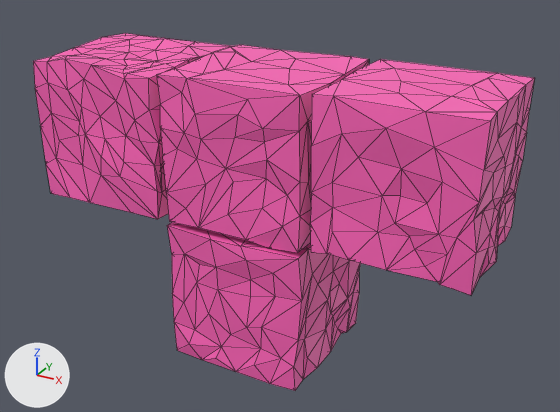
An edit to the FBX model Assets/3DModels/T_tetris.fbx, drawn before and after from the same camera.
Before and after are seen from a 50 mm camera at (4.92, -8.62, 5.47) aimed at (0.12, 0.1, 1.1). Lighting does not change. The marker at lower left points along +X, +Y and +Z. Mesh edges are drawn as thin lines. Where no turn or scale is listed for an object, it has been applied to the vertices.

The scene before the commit, as lines of its bpy script (objects in view):
```python
me_mesh = bpy.data.meshes.new('Mesh')
me_mesh.from_pydata(...)  # 163 vertices, 322 faces; spans x -1.06..1.06, y -1.07..1.03, z -1.05..1.04
me_mesh.materials.append(mat_mat2)  # pink #ff65b9
me_mesh_001 = bpy.data.meshes.new('Mesh.001')
me_mesh_001.from_pydata(...)  # 163 vertices, 322 faces; spans x -1.06..1.06, y -1.04..1.05, z -1.06..1.03
me_mesh_001.materials.append(mat_mat2)  # pink #ff65b9
me_mesh_002 = bpy.data.meshes.new('Mesh.002')
me_mesh_002.from_pydata(...)  # 163 vertices, 322 faces; spans x -1.06..1.06, y -1.06..1.05, z -1.06..1.03
me_mesh_002.materials.append(mat_mat2)  # pink #ff65b9
me_mesh_003 = bpy.data.meshes.new('Mesh.003')
me_mesh_003.from_pydata(...)  # 163 vertices, 322 faces; spans x -1.05..1.04, y -1.06..1.06, z -1.06..1.03
me_mesh_003.materials.append(mat_mat2)  # pink #ff65b9
ob_cubo = bpy.data.objects.new('Cubo', me_mesh)
ob_cubo.location = (-2.13, 0.0, 2.05)
ob_cubo_2_2 = bpy.data.objects.new('Cubo_2_2', me_mesh_001)
ob_cubo_2_2.location = (2.15, 0.0, 2.1)
ob_cubo_3_2 = bpy.data.objects.new('Cubo_3_2', me_mesh_002)
ob_cubo_3_2.location = (-0.03, 0.0, 2.08)
ob_cubo_5 = bpy.data.objects.new('Cubo_5', me_mesh_003)
ob_cubo_5.location = (0.0, 0.0, 0.0)
```
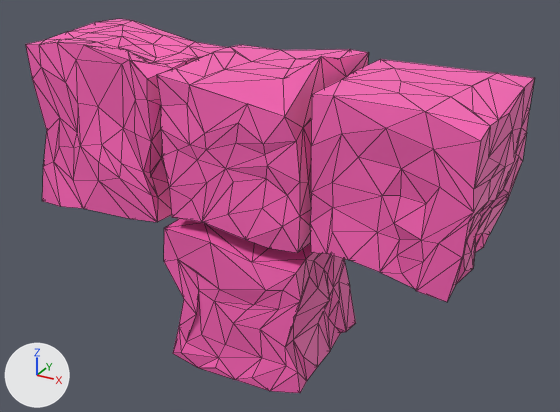
Location of each change, [x1, y1, x2, y2] in pixels of the pictures (560 x 412 px; the box of a moved part takes in the faces that stretch with it):
```json
{"object": "Cubo_2_2", "change": "reshaped", "before": [310, 59, 535, 295], "after": [310, 59, 535, 302]}
{"object": "Cubo", "change": "reshaped", "before": [33, 33, 231, 219], "after": [26, 19, 228, 222], "on screen": "9% taller"}
{"object": "Cubo_5", "change": "reshaped", "before": [167, 222, 361, 391], "after": [164, 219, 356, 393]}
{"part": 3, "of": "me_mesh_002", "change": "moved or reshaped", "before": [157, 50, 369, 240], "after": [157, 49, 369, 240]}
{"part": 4, "of": "me_mesh_001", "change": "moved or reshaped", "before": [350, 73, 534, 295], "after": [350, 73, 534, 302]}
```

The change, as JSON lines over the scene's bpy script:
```json
{"block": "me_mesh_001", "where": "# used by ob_cubo_2_2; location = (2.15, 0.0, 2.1)"}
{"op": "remove", "block": "me_mesh_001", "code": "me_mesh_001.from_pydata(...)  # 163 vertices, 322 faces; spans x -1.06..1.06, y -1.04..1.05, z -1.06..1.03"}
{"op": "add", "block": "me_mesh_001", "code": "me_mesh_001.from_pydata(...)  # 163 vertices, 322 faces; spans x -1.06..1.06, y -1.04..1.05, z -1.2..1.02"}
{"block": "me_mesh_001", "change": "me_mesh_001 part 4: 61 of 163 vertices moved; they spanned x -0.16..1.06, y -1.02..1.01, z -1.04..1.03 and now span x -0.18..1.0, y -1.03..1.01, z -1.2..0.96; mean shift (-0.14, -0.01, -0.11); largest move (0.77, -0.1, -1.02) -> (0.51, -0.11, -1.17)"}
{"block": "me_mesh", "where": "# used by ob_cubo; location = (-2.13, 0.0, 2.05)"}
{"op": "remove", "block": "me_mesh", "code": "me_mesh.from_pydata(...)  # 163 vertices, 322 faces; spans x -1.06..1.06, y -1.07..1.03, z -1.05..1.04"}
{"op": "add", "block": "me_mesh", "code": "me_mesh.from_pydata(...)  # 163 vertices, 322 faces; spans x -1.21..1.0, y -1.08..1.06, z -1.21..1.26"}
{"block": "me_mesh", "change": "me_mesh part 2: 152 of 163 vertices moved; they spanned x -1.06..1.06, y -1.07..1.03, z -1.05..1.04 and now span x -1.21..1.0, y -1.08..1.06, z -1.21..1.26; mean shift (-0.07, 0.0, 0.0); largest move (0.37, -0.98, 0.58) -> (0.52, -0.97, 1.08)"}
{"block": "me_mesh_003", "where": "# used by ob_cubo_5; location = (0.0, 0.0, 0.0)"}
{"op": "remove", "block": "me_mesh_003", "code": "me_mesh_003.from_pydata(...)  # 163 vertices, 322 faces; spans x -1.05..1.04, y -1.06..1.06, z -1.06..1.03"}
{"op": "add", "block": "me_mesh_003", "code": "me_mesh_003.from_pydata(...)  # 163 vertices, 322 faces; spans x -1.15..1.04, y -1.05..1.06, z -1.2..1.03"}
{"block": "me_mesh_003", "change": "me_mesh_003 part 1: 83 of 163 vertices moved; they spanned x -1.05..1.04, y -1.06..1.04, z -1.06..1.02 and now span x -1.15..1.04, y -1.05..1.04, z -1.2..0.99; mean shift (-0.05, 0.0, -0.07); largest move (0.26, -1.06, 0.81) -> (0.51, -0.99, 0.41)"}
{"block": "me_mesh_002", "where": "# used by ob_cubo_3_2; location = (-0.03, 0.0, 2.08)"}
{"op": "remove", "block": "me_mesh_002", "code": "me_mesh_002.from_pydata(...)  # 163 vertices, 322 faces; spans x -1.06..1.06, y -1.06..1.05, z -1.06..1.03"}
{"op": "add", "block": "me_mesh_002", "code": "me_mesh_002.from_pydata(...)  # 163 vertices, 322 faces; spans x -1.05..1.06, y -1.07..1.05, z -1.06..1.28"}
{"block": "me_mesh_002", "change": "me_mesh_002 part 3: 57 of 163 vertices moved; they spanned x -1.06..1.06, y -1.06..1.05, z -1.03..1.02 and now span x -1.04..1.01, y -1.07..1.05, z -1.01..1.28; mean shift (0.01, 0.0, 0.01); largest move (1.06, -0.28, 0.99) -> (0.91, -0.25, 1.28)"}
```
